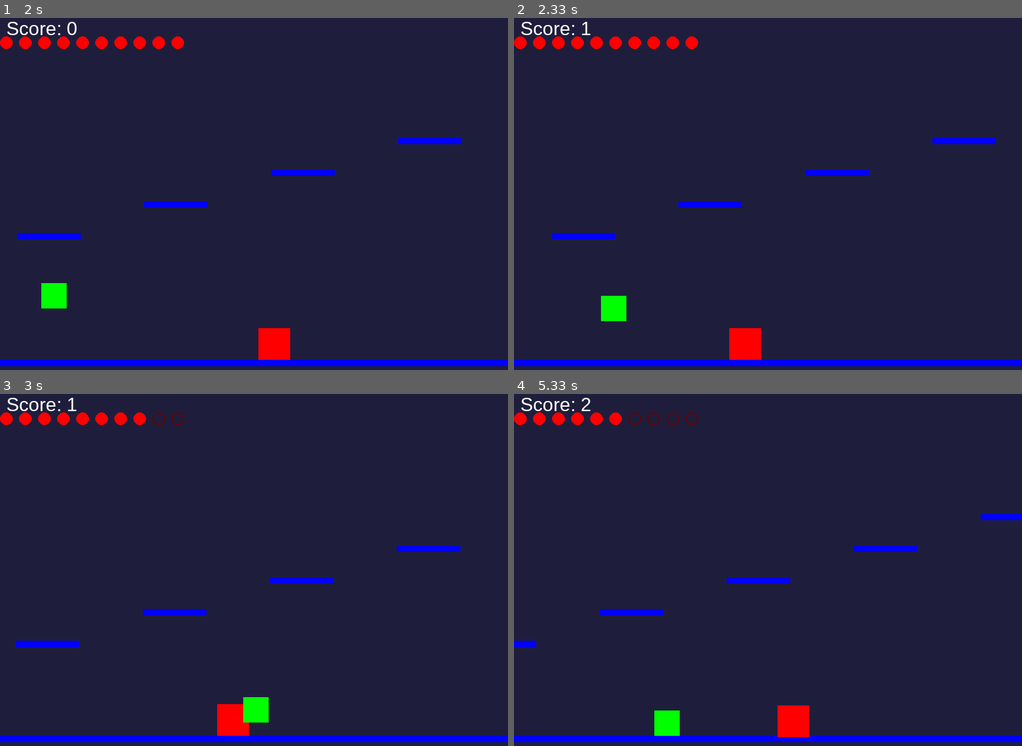
Above: before the commit, frames 1-4 (two rows, left to right).
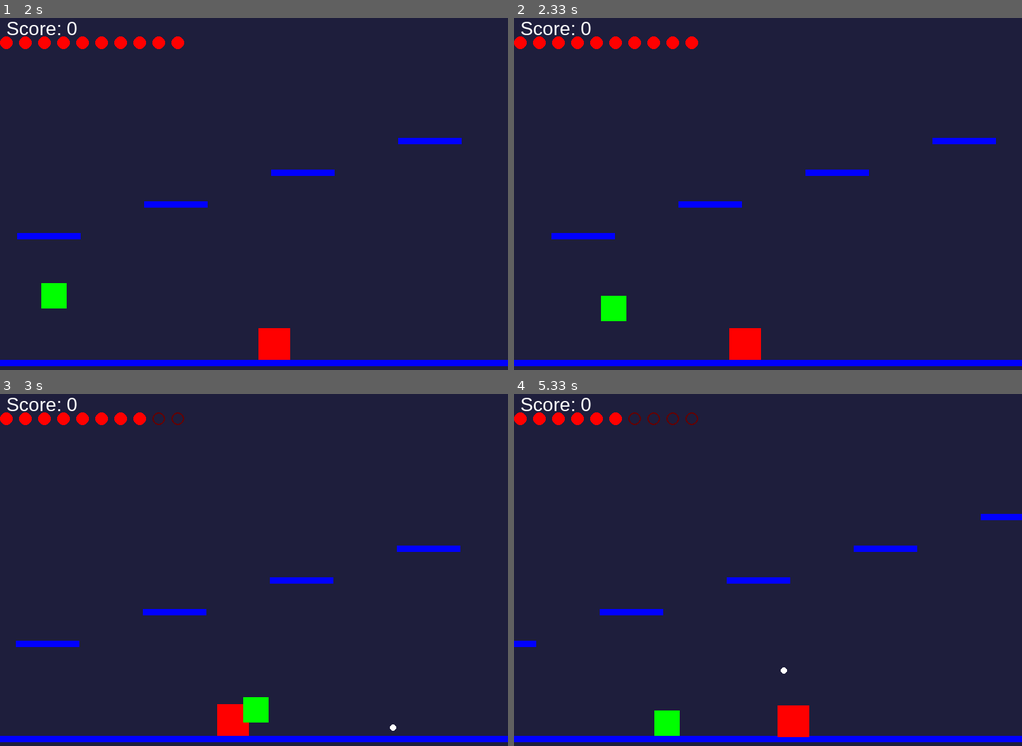
Above: after the commit, the same moments.

Repository: JalenBatten/bl-pygames
Game: pygame game, started from Galactic Quest/test.py
The game is run twice, just before and just after one commit, with the same random seed, the same clock (stepped at 60 frames per second) and the same inputs.
Inputs (mouse positions are in pixels of both pictures, inside the frame that each line leads up to):
- Up to frame 1 (2 s): press the mouse at (416, 190) at 0.37 s; move the mouse to (335, 208) at 0.47 s; release the mouse at (254, 225) at 0.6 s; hold D 0.67-1.13 s; hold W 1.17-1.47 s; hold D 1.5-1.97 s
- Up to frame 2 (2.33 s): hold A from 2 s (still down)
- Up to frame 3 (3 s): release A at 2.53 s; hold A 2.57-2.97 s
- Up to frame 4 (5.33 s): press the mouse at (930, 566) at 3.03 s; move the mouse to (884, 531) at 3.13 s; release the mouse at (839, 492) at 3.27 s; hold W 3.33-3.7 s; hold D 3.73-4.37 s; hold A 4.4-4.87 s; hold D from 4.9 s (still down)

Frame 1 is identical in both runs. In frame 2, less than 0.1% of the frame differs, in the area x 13-16%, y 1-5%; in frame 3, less than 0.1%, in the area x 13-78%, y 1-96%; in frame 4, less than 0.1%.

Commit message:
Galactic Quest 4-22-25

Diff:
--- a/Galactic Quest/test.py
+++ b/Galactic Quest/test.py
@@ -15,11 +15,9 @@
 clock = pygame.time.Clock()
 
 def spawn_power_up():
-    # Only spawn power-up on the long platform
     x = random.randint(long_platform.left + 10, long_platform.right - 30)
-    y = long_platform.top - 20  # Make sure it's just above the platform
-    power_up_rect = pygame.Rect(x, y, 20, 20)
-    return power_up_rect
+    y = long_platform.top - 20
+    return pygame.Rect(x, y, 20, 20)
 
 def reset_game():
     return {
@@ -38,7 +36,7 @@
         ],
         "power_up": spawn_power_up(),
         "game_over": False,
-        "player_shoot_speed": 500,  # Time interval in milliseconds
+        "player_shoot_speed": 500,
         "player_last_damage_time": 0,
     }
 
@@ -106,9 +104,8 @@
 
 running = True
 last_shot_player = 0
-
 knockback_strength = 17
-damage_cooldown = 1000  # 1 second in milliseconds
+damage_cooldown = 1000
 
 while running:
     clock.tick(FPS)
@@ -125,38 +122,24 @@
             state["player_x"] -= player_vel
         if keys[pygame.K_d]:
             state["player_x"] += player_vel
-
-        # Jumping with W key
-        if keys[pygame.K_w]:
-            # Only allow jump if on ground
-            if state["player_vel_y"] == 0:  # Ensure player is on the ground before jumping
-                state["player_vel_y"] = player_jump  # Apply jump velocity
-
-    # Apply gravity to the player
-    state["player_vel_y"] += gravity  # Gravity pulls the player down
-
-    # Update player's vertical position
+        if keys[pygame.K_w] and state["player_vel_y"] == 0:
+            state["player_vel_y"] = player_jump
+
+    state["player_vel_y"] += gravity
     state["player_y"] += state["player_vel_y"]
 
     player_rect = pygame.Rect(state["player_x"], state["player_y"], player_w, player_h)
 
-    # Handle collision with platforms
     on_ground = False
     for p in platforms + [long_platform]:
         if player_rect.colliderect(p) and state["player_vel_y"] > 0:
-            state["player_y"] = p.top - player_h  # Player lands on top of platform
-            state["player_vel_y"] = 0  # Reset vertical velocity to zero when landing
+            state["player_y"] = p.top - player_h
+            state["player_vel_y"] = 0
             on_ground = True
 
-    # Prevent the player from falling below the ground
-    if player_rect.colliderect(long_platform) and state["player_vel_y"] > 0:
-        state["player_y"] = long_platform.top - player_h  # Snap to the platform top
-        state["player_vel_y"] = 0  # Stop falling
-
-    # Optional: If the player is still in the air and has a negative velocity (jumping/falling)
     if state["player_y"] > HEIGHT - player_h:
-        state["player_y"] = HEIGHT - player_h  # Stop at the bottom of the screen
-        state["player_vel_y"] = 0  # Reset velocity if hitting the floor
+        state["player_y"] = HEIGHT - player_h
+        state["player_vel_y"] = 0
 
     target_x = state["player_x"] + player_w // 2 - WIDTH // 2
     target_y = state["player_y"] + player_h // 2 - HEIGHT // 2
@@ -177,7 +160,7 @@
         angle = math.atan2(my - by, mx - bx)
         vx = bullet_speed * math.cos(angle)
         vy = bullet_speed * math.sin(angle)
-        state["bullets"].append([bx, by, vx, vy])
+        state["bullets"].append([bx, by, vx, vy, "player"])
         last_shot_player = current_time
 
     for b in state["bullets"][:]:
@@ -186,31 +169,36 @@
         if b[0] < 0 or b[0] > long_platform.width or b[1] < 0 or b[1] > HEIGHT:
             state["bullets"].remove(b)
 
-    # Bullet Collision with Enemies
+# Bullet collision (player hit by enemy)
     for b in state["bullets"][:]:
-        if isinstance(b[3], dict) and b[3].get("source") == "enemy":
-            if player_rect.colliderect(pygame.Rect(b[0], b[1], 5, 5)):
-                state["player_health"] -= 2
-                state["bullets"].remove(b)
-                if state["player_health"] <= 0:
+        if b[4] == "enemy":  # Check if the bullet is from an enemy
+            bullet_rect = pygame.Rect(b[0], b[1], 5, 5)  # Create a rectangle for the bullet
+            if player_rect.colliderect(bullet_rect):  # Check if the player collides with the bullet
+                state["player_health"] -= 2  # Player takes damage
+                state["bullets"].remove(b)  # Remove the bullet
+                if state["player_health"] <= 0:  # If health drops to 0, game over
                     state["game_over"] = True
-                break
-
-    # Bullet collision with enemies and health deduction
+    # Bullet collision (enemy hit by player)
     for b in state["bullets"][:]:
-        for e in state["enemies"]:
-            if b[0] > e["rect"].left and b[0] < e["rect"].right and b[1] > e["rect"].top and b[1] < e["rect"].bottom:
-                e["health"] -= 1
-                state["bullets"].remove(b)
-                if e["health"] <= 0:
-                    state["enemies"].remove(e)
-                    state["score"] += 1
-                break
-
+        if b[4] == "player":
+            for e in state["enemies"]:
+                if pygame.Rect(e["rect"]).collidepoint(b[0], b[1]):
+                    e["health"] -= 1
+                    state["bullets"].remove(b)
+                    if e["health"] <= 0:
+                        state["enemies"].remove(e)
+                        state["score"] += 1
+                    break
     for e in state["enemies"]:
         if e["shooting"]:
             current_time = pygame.time.get_ticks()
-            if current_time - e["last_shot"] > 1000:
+
+        # Check if the enemy is onscreen (within the camera's view)
+        if (e["rect"].x + e["rect"].width > cam_x and e["rect"].x < cam_x + WIDTH and
+         e["rect"].y + e["rect"].height > cam_y and e["rect"].y < cam_y + HEIGHT):
+
+            # Check shooting cooldown
+            if current_time - e["last_shot"] > 2500:  # Shoots every 2.5 seconds
                 ex, ey = e["rect"].center
                 angle = math.atan2(state["player_y"] - ey, state["player_x"] - ex)
                 vx = bullet_speed * math.cos(angle)
@@ -223,12 +211,10 @@
             if state["player_health"] > 0 and (pygame.time.get_ticks() - state["player_last_damage_time"] > damage_cooldown):
                 state["player_health"] -= 2
                 state["player_last_damage_time"] = pygame.time.get_ticks()
-
                 if state["player_x"] < e["rect"].x:
                     state["player_x"] -= knockback_strength
                 else:
                     state["player_x"] += knockback_strength
-
             if state["player_health"] <= 0:
                 state["game_over"] = True
 
